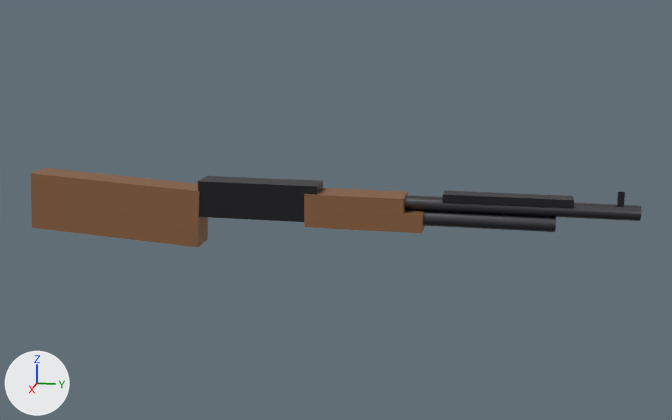
One commit to the glTF model assets/models/weapons/trenchgun.glb: the scene before it, then after it.
Both versions are drawn from a 50 mm camera at (1.445, 0.466, 0.379) aimed at (-0.01, 0.175, 0.015). Arrows for +X, +Y and +Z are at lower left; the lights stay in place. The older version comes first. Vertices at exactly the same position are counted once.

In view in the first picture: 'trenchgun_LOD0'.
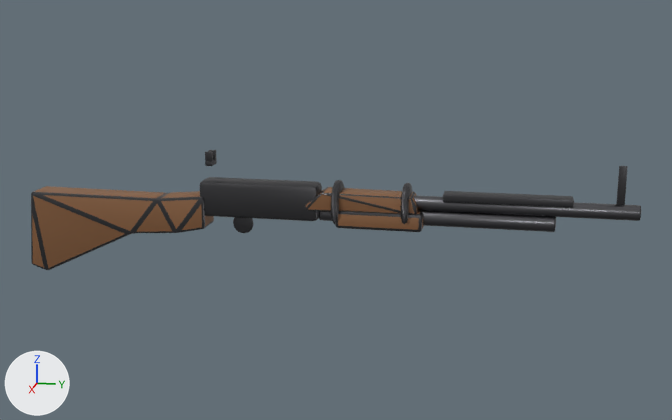
Boxes [x1, y1, x2, y2] around the edits, measured in the pictures (672 x 420 px):
'trenchgun_LOD0', reshaped (51% taller): before [31, 168, 641, 247]; after [31, 150, 641, 270]
part 1 of me_trenchgun_lod0, rebuilt: before [405, 210, 556, 232]; after [319, 210, 556, 232]
part 2 of me_trenchgun_lod0, rebuilt: before [405, 195, 641, 221]; after [320, 191, 641, 221]
part 3 of me_trenchgun_lod0, rebuilt: before [198, 176, 323, 222]; after [200, 177, 322, 221]
part 4 of me_trenchgun_lod0, rebuilt (9% wider, 33% shorter): before [304, 188, 408, 229]; after [305, 187, 418, 214]
part 5 of me_trenchgun_lod0, rebuilt (11% shorter): before [443, 190, 574, 208]; after [443, 191, 574, 207]
part 6 of me_trenchgun_lod0, rebuilt: before [335, 211, 425, 233]; after [335, 210, 424, 232]
part 7 of me_trenchgun_lod0, rebuilt: before [617, 191, 625, 205]; after [616, 166, 628, 205]
part 8 of me_trenchgun_lod0, rebuilt (6% taller): before [31, 168, 208, 247]; after [31, 186, 214, 270]
part 9 of me_trenchgun_lod0, added: after [401, 183, 413, 224]
part 10 of me_trenchgun_lod0, added: after [331, 180, 344, 224]
part 11 of me_trenchgun_lod0, added: after [233, 217, 254, 233]
part 12 of me_trenchgun_lod0, added: after [208, 150, 216, 160]
part 13 of me_trenchgun_lod0, added: after [205, 151, 213, 161]
part 14 of me_trenchgun_lod0, added: after [205, 159, 217, 166]

The edits, one by one:
me_trenchgun_lod0 is used by ob_trenchgun_lod0; location (0.0, 0.0, 0.0).
me_trenchgun_lod0 had 88 vertices, 144 faces and spanned x -0.028..0.028, y -0.353..0.65, z -0.052..0.067.
me_trenchgun_lod0 now has 1078 vertices, 2100 faces and spans x -0.037..0.037, y -0.36..0.65, z -0.11..0.107.
me_trenchgun_lod0 part 1: the loose piece of 20 vertices spanning x -0.013..0.013, y 0.15..0.525, z -0.001..0.025 is rebuilt with 96 vertices and now spans x -0.013..0.013, y 0.15..0.525, z -0.001..0.025.
me_trenchgun_lod0 part 2: the loose piece of 20 vertices spanning x -0.012..0.012, y 0.15..0.65, z 0.024..0.046 is rebuilt with 96 vertices and now spans x -0.012..0.012, y 0.15..0.65, z 0.023..0.047.
me_trenchgun_lod0 part 3: the loose piece of 8 vertices spanning x -0.023..0.023, y -0.05..0.15, z 0.0..0.06 is rebuilt with 56 vertices and now spans x -0.023..0.023, y -0.05..0.15, z 0.0..0.06.
me_trenchgun_lod0 part 4: the loose piece of 8 vertices spanning x -0.027..0.027, y 0.13..0.29, z -0.007..0.047 is rebuilt with 108 vertices and now spans x -0.024..0.024, y 0.13..0.31, z 0.02..0.05.
me_trenchgun_lod0 part 5: the loose piece of 8 vertices spanning x -0.015..0.015, y 0.35..0.55, z 0.042..0.054 is rebuilt with 56 vertices and now spans x -0.015..0.015, y 0.35..0.55, z 0.042..0.054.
me_trenchgun_lod0 part 6: the loose piece of 8 vertices spanning x -0.028..0.028, y 0.18..0.32, z -0.007..0.023 is rebuilt with 56 vertices and now spans x -0.028..0.028, y 0.18..0.32, z -0.007..0.023.
me_trenchgun_lod0 part 7: the loose piece of 8 vertices spanning x -0.002..0.002, y 0.615..0.625, z 0.047..0.067 is rebuilt with 56 vertices and now spans x -0.002..0.002, y 0.614..0.626, z 0.045..0.107.
me_trenchgun_lod0 part 8: the loose piece of 8 vertices spanning x -0.025..0.025, y -0.353..-0.047, z -0.052..0.062 is rebuilt with 152 vertices and now spans x -0.026..0.026, y -0.36..-0.04, z -0.11..0.035.
me_trenchgun_lod0 part 9: a new loose piece of 86 vertices spanning x -0.037..0.037, y 0.286..0.298, z -0.007..0.067, in mat_metal (dark grey #4d4d50).
me_trenchgun_lod0 part 10: a new loose piece of 80 vertices spanning x -0.037..0.037, y 0.174..0.186, z -0.007..0.067, in mat_metal (dark grey #4d4d50).
me_trenchgun_lod0 part 11: a new loose piece of 68 vertices spanning x 0.0..0.006, y 0.002..0.038, z -0.03..0.006, in mat_metal (dark grey #4d4d50).
me_trenchgun_lod0 part 12: a new loose piece of 56 vertices spanning x -0.012..-0.005, y -0.04..-0.028, z 0.091..0.107, in mat_metal (dark grey #4d4d50).
me_trenchgun_lod0 part 13: a new loose piece of 56 vertices spanning x 0.005..0.012, y -0.04..-0.028, z 0.091..0.107, in mat_metal (dark grey #4d4d50).
me_trenchgun_lod0 part 14: a new loose piece of 56 vertices spanning x -0.012..0.012, y -0.04..-0.028, z 0.084..0.092, in mat_metal (dark grey #4d4d50).
